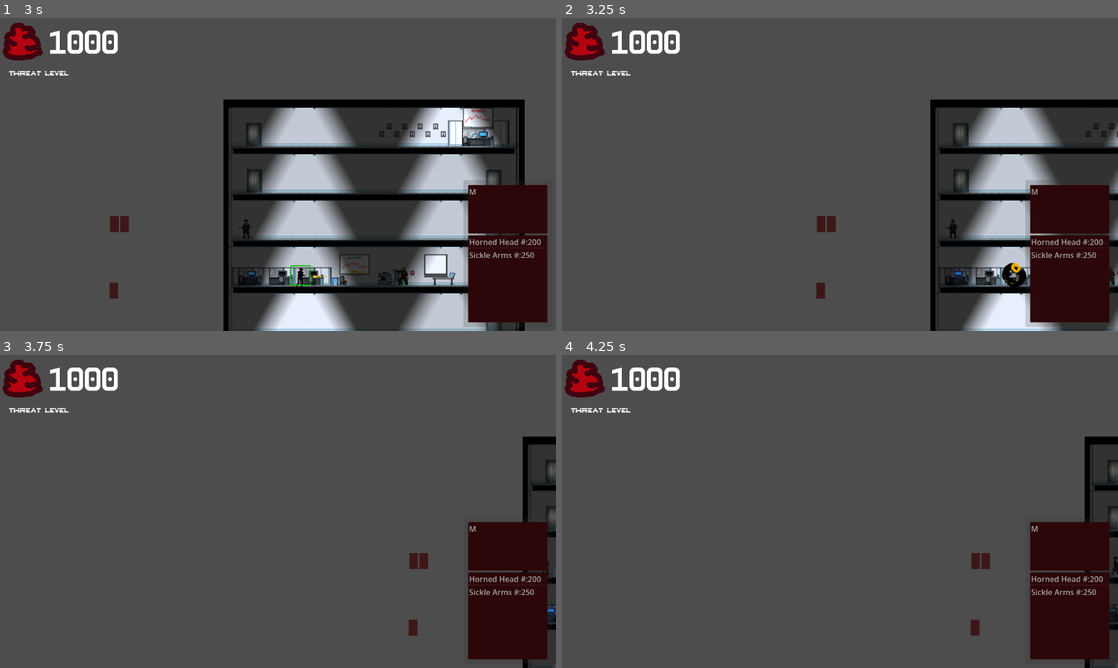
Above: before the commit, frames 1-4 (two rows, left to right).
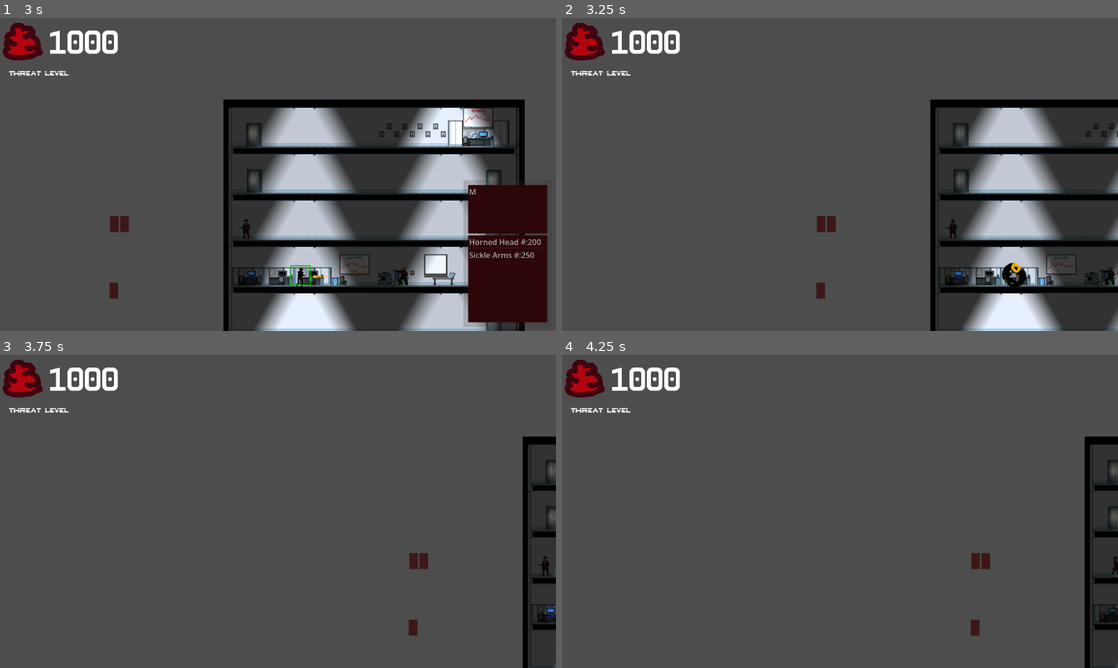
Above: after the commit, the same moments.

Repository: Lambosaurus/wildjam-mutation
Game: Godot game, scene res://ui/start_screen.tscn
The game is run twice, just before and just after one commit, with the same random seed, the same clock (stepped at 60 frames per second) and the same inputs.
Inputs (mouse positions are in pixels of both pictures, inside the frame that each line leads up to):
- Up to frame 1 (3 s): click "Start" at 0.5 s; tap Enter at 1.25 s; drag from (22, 196) to (389, 293) at 1.27 s; drag from (161, 246) to (389, 293) at 2.02 s; move the mouse to (11, 196) at 2.77 s; hold A (left) from 2.78 s (still down); tap W (up) at 2.85 s; click (11, 196) at 2.92 s
- Up to frame 2 (3.25 s): keep holding A (left)
- Up to frame 3 (3.75 s): release A (left) at 3.5 s; drag from (405, 627) to (544, 517) at 3.52 s
- Up to frame 4 (4.25 s): no input

Frame 1 is identical in both runs. In frame 2, 6.4% of the frame differs, in the area x 83-99%, y 52-99%; in frame 3, 6.0%; in frame 4, 6.0%.

Commit message:
Fix crashes on when mutants die

Diff:
--- a/ui/selection/SelectionArea.tscn
+++ b/ui/selection/SelectionArea.tscn
@@ -4,3 +4,5 @@
 
 [node name="SelectionArea" type="Area2D" unique_id=2102157275]
 script = ExtResource("1_u5gpo")
+
+[connection signal="tree_exiting" from="." to="." method="_on_tree_exiting"]
--- a/ui/selection/SelectionManager.gd
+++ b/ui/selection/SelectionManager.gd
@@ -30,11 +30,14 @@
 	node_selected.emit(node)
 
 func deselect_node(node: SelectionArea):
-	selected_nodes_dict.erase(node)
 	if node.get_selectable_node():
 		node.highlight(false)
-	node_deselected.emit(node)
-	if not any_selected():  _current_group = null
+
+	if selected_nodes_dict.erase(node):
+		node_deselected.emit(node)
+
+	if not any_selected():
+		_current_group = null
 
 func get_selected_nodes():
 	return selected_nodes_dict.keys()
--- a/ui/selection/selection_area.gd
+++ b/ui/selection/selection_area.gd
@@ -30,3 +30,6 @@
 		_highlight_node.target = highlight_target
 		_highlight_node.color = highlight_color
 		add_child(_highlight_node)
+
+func _on_tree_exiting() -> void:
+	SelectionManager.deselect_node(self)
